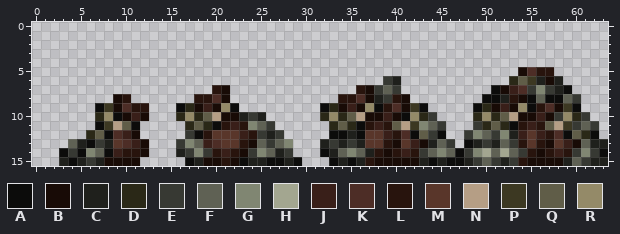
Pixel-art sprite: content/Entities/Resources/Ammo/resource.ammo_musket.png. That is the earlier state.
The file is 64x16 pixels. Colours within 5 levels of each other are drawn and written as one.
Palette (. is transparent): A #0c0c0b  B #180b06  C #1f201c  D #2a2817  E #373933  F #5f6154  G #808672  H #a3a690  J #391f19  K #4d2d26  L #28140d  M #59362a  N #b59e85  P #3c3822  Q #605d48  R #948a68
Pixels before, first column x 3:
 5 ...................................................BKLL......
 6 ....................................EC............DQPCBC.....
 7 .................LB..............LBEFE..........ABJKEGECA....
 8 ......BL.......LLKB............LLKBCELB........AACLBAFAAFE...
 9 ....APBKLL...ADBJBRA.........ADBJBRALKBPA.....ADBJBRALKBPA...
10 ....DRABJB...DRDQNBBCEC......DRDQNBBJBARDE....DRDQNBBJBERDE..
11 ....APNQA.....DQDALJLGFE......DQDALJLQNPGFE...EDQDALJLQNPEFE.
12 ...DQAKJB.....EALMMMJLECE.....AACAMMJLKAQEA..EGFEGCJMJLKAQDA.
13 .FCAECMKJB...EGFJKMMLBFEFG...CECECMMLBMJBCFE.ACECFELMLBMJBFCC
14 AEAGFAJLLB...CEGELJLBEGFCE...ACFGFCLBLJLEFGFAEGHFHFELBLJLEGEA
15 CACECBBBB.....ACBBLBACCAACA...ACACLBBBBBCACAACEFECELBBBBCFECC
The result:
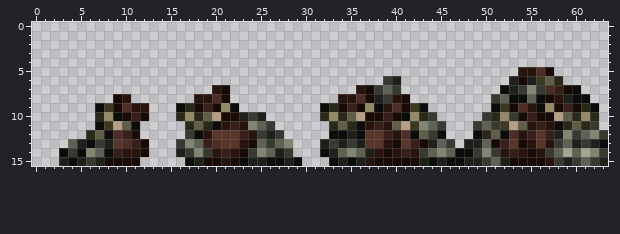
Diff:
Changed rows in their new state; - is an unchanged pixel.
first column x 48:
 5 ------LLKB------
 6 -----CBCPQD-----
 7 ---.ACEGEKJBA---
 8 --.EFAAFABLCAA--
 9 -..AP-KLAR-JBDA-
10 -.E-RE-JB-NQ-RD-
11 --FEPNQLJLADQD--
12 .ADQAKLJMJCGEFGE
13 C-FBJMBLMLEFCE-A
14 AEGELJLBLEFHFHGE
15 -CEF-BB--LE-EFE-
Where, in picture pixels (left, top, right, bottom), the same in both pictures:
changed: (464, 67, 608, 166)
